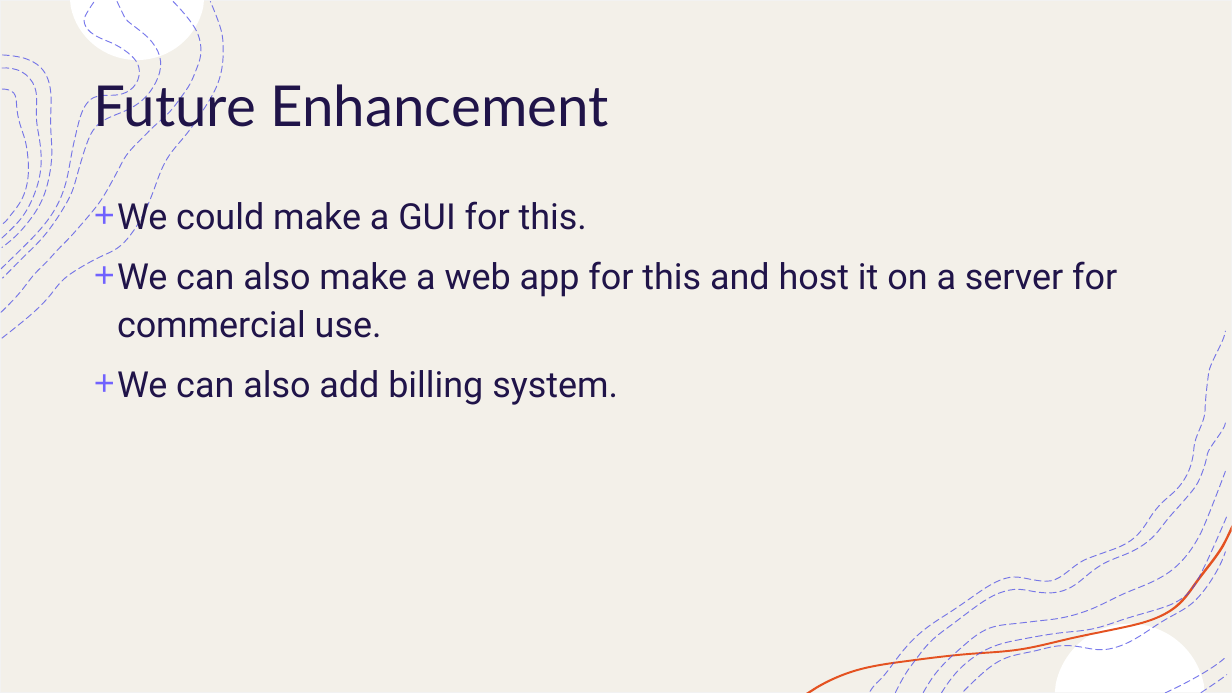
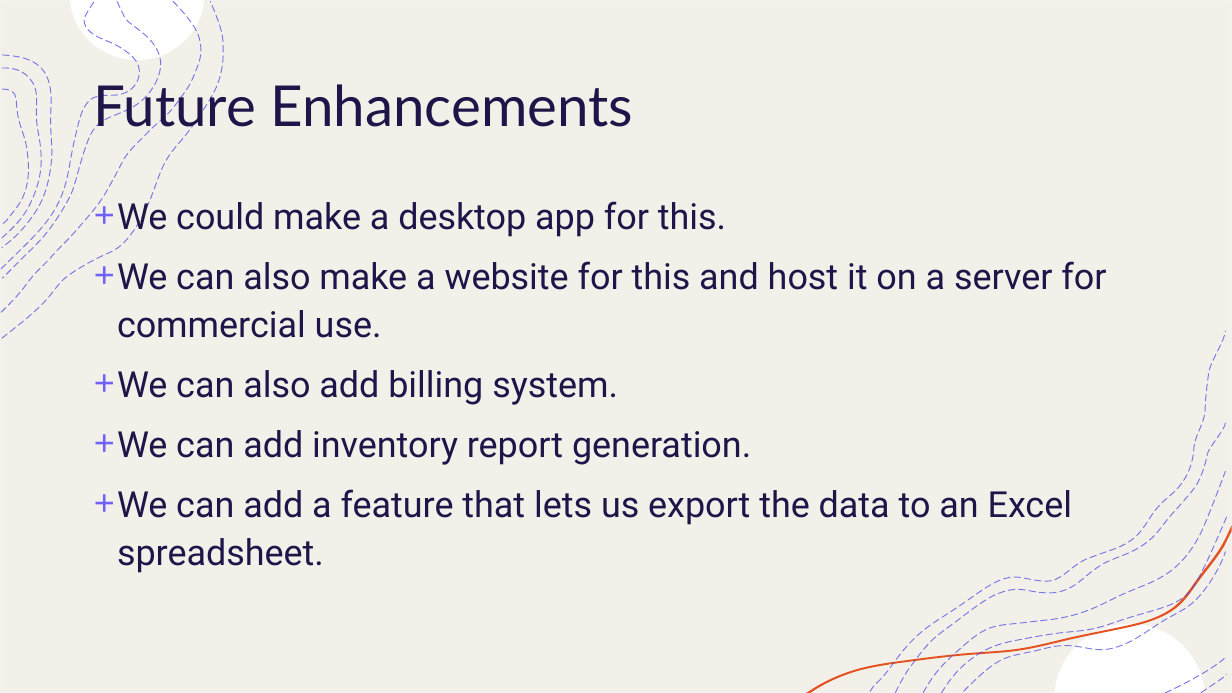
Before and after one commit to yadunandanbhat/InventoryTracker, a slide deck: slide 13 of Inventory Tracker.pptx. Drawn at 1232x693 pixels with LibreOffice and Linux fonts; fonts in the diff are those of the drawing. Boxes give left, top, right and bottom in pixels: in the first picture for what was removed or moved away, otherwise in the second. Text is boxed around its words. In the diff, an @@ line names an element or a change of style, - is before the commit and + after.

```diff
--- a/Inventory Tracker.pptx
+++ b/Inventory Tracker.pptx
@@ title at <box>94,77,634,136</box>: text changed @@
-Future Enhancement
+Future Enhancements
@@ text at <box>117,196,1106,338</box>: text changed @@
-+ We could make a GUI for this.
-+ We can also make a web app for this and host it on a server for commercial use.
++ We could make a desktop app for this.
++ We can also make a website for this and host it on a server for commercial use.
@@ text at <box>117,430,1072,573</box>: paragraphs added @@
++ We can add inventory report generation.
++ We can add a feature that lets us export the data to an Excel spreadsheet.
```
Also in this commit, not shown: 7 other slides changed, 4 slides added, 3 slides removed, 4 other files.
